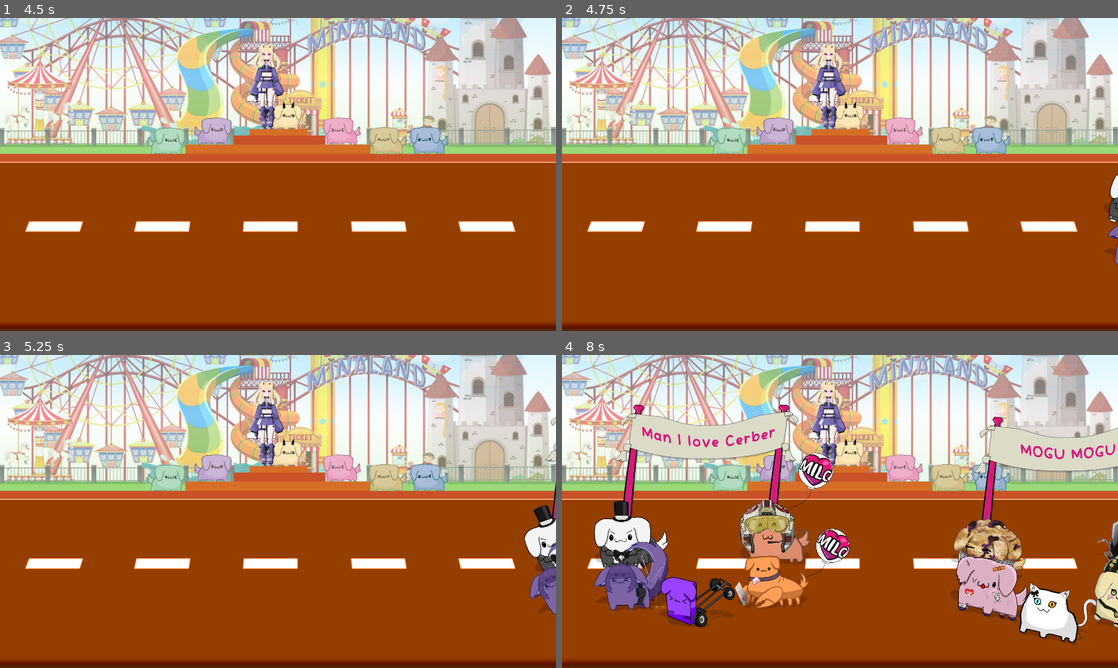
Above: before the commit, frames 1-4 (two rows, left to right).
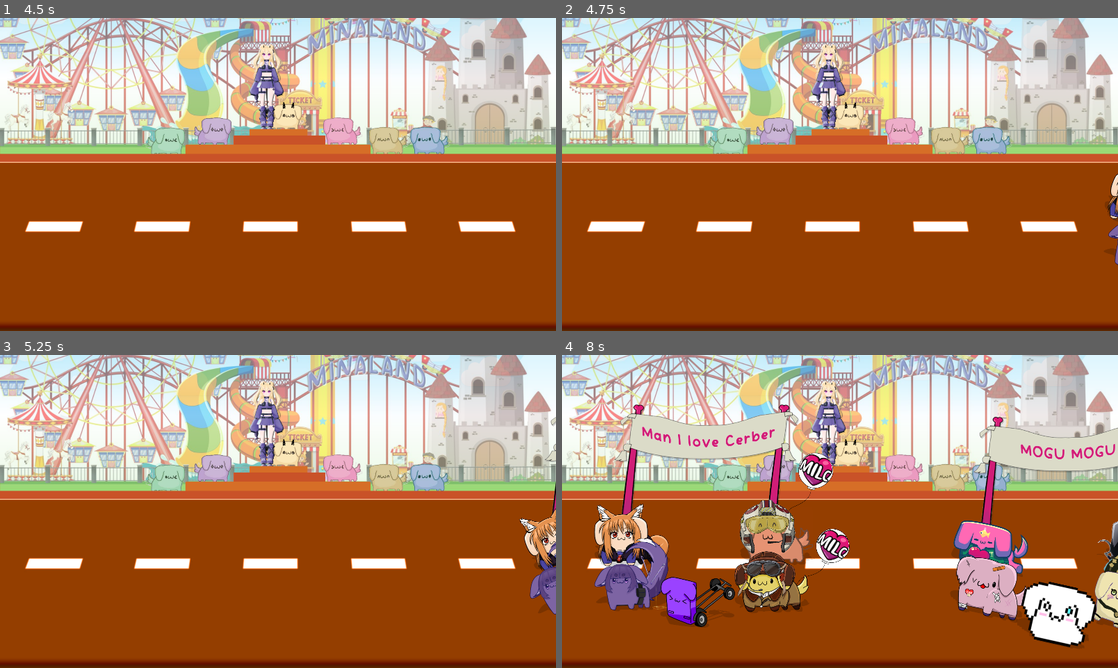
Above: after the commit, the same moments.

Repository: cjmaxik/minaparade
Game: Godot game, scene res://parade.tscn
The game is run twice, just before and just after one commit, with the same random seed, the same clock (stepped at 60 frames per second) and the same inputs.
Inputs:
- Up to frame 1 (4.5 s): click "I AM READY" at 0.5 s; tap Enter (ui_accept) at 1.25, 1.52, 2, 2.27, 2.75, 3.77, 4.25 s
- Up to frame 2 (4.75 s): tap Enter (ui_accept) at 4.52 s
- Up to frame 3 (5.25 s): tap F11 (fullscreen) at 4.9 s
- Up to frame 4 (8 s): tap Enter (ui_accept) at 5.27, 6.77, 7.52 s

Frame 1 is identical in both runs. In frame 2, 0.2% of the frame differs, in the area x 97-100%, y 49-66%; in frame 3, 0.9%; in frame 4, 6.9%, in the area x 5-97%, y 46-94%.

Commit message:
Last changes

Diff:
--- a/parade.gd
+++ b/parade.gd
@@ -7,6 +7,7 @@
 	load("res://minasonas/Kaliwan.png"),
 	load("res://minasonas/jenwan.png"),
 	load("res://minasonas/Jokerwan.png"),
+	load("res://minasonas/Goosewan.png"),
 ]
 var started: bool = false
 
@@ -36,9 +37,9 @@
 	for fname in DirAccess.get_files_at(path):
 		var import_name: String = fname.trim_suffix(".import")
 		if fname.ends_with(".import") and ResourceLoader.exists(path + import_name):
-			print_debug("Found %s" % import_name)
-			if fname.begins_with("CJwan") or fname.begins_with("jenwan") or fname.begins_with("Kaliwan") or fname.begins_with("Jokerwan"):
-				print_debug("--- Skipping %s" % import_name)
+			print("Found %s" % import_name)
+			if fname.trim_suffix(".png.import") in ["CJwan", "Kaliwan", "jenwan", "Jokerwan", "Goosewan"]:
+				print("--- Skipping %s" % import_name)
 				continue
 			else:
 				var minawan = load(path + import_name)
--- a/parade.tscn
+++ b/parade.tscn
@@ -98,7 +98,7 @@
 grow_vertical = 0
 theme_override_colors/font_shadow_color = Color(0, 0, 0, 1)
 theme_override_font_sizes/font_size = 24
-text = "Esc to exit the fullscreen mode"
+text = "F11 or Esc to exit the fullscreen mode"
 horizontal_alignment = 1
 
 [node name="Control" type="Control" parent="."]
Binary file removed: minasonas/AbyssWan.png
Binary file added: minasonas/Image_1722341272501.png
Not shown, changed: minasonas/Image_1722341272501.png.import
Binary file added: minasonas/Narliuen_Minasona.png
Not shown, added: minasonas/Narliuen_Minasona.png.import
